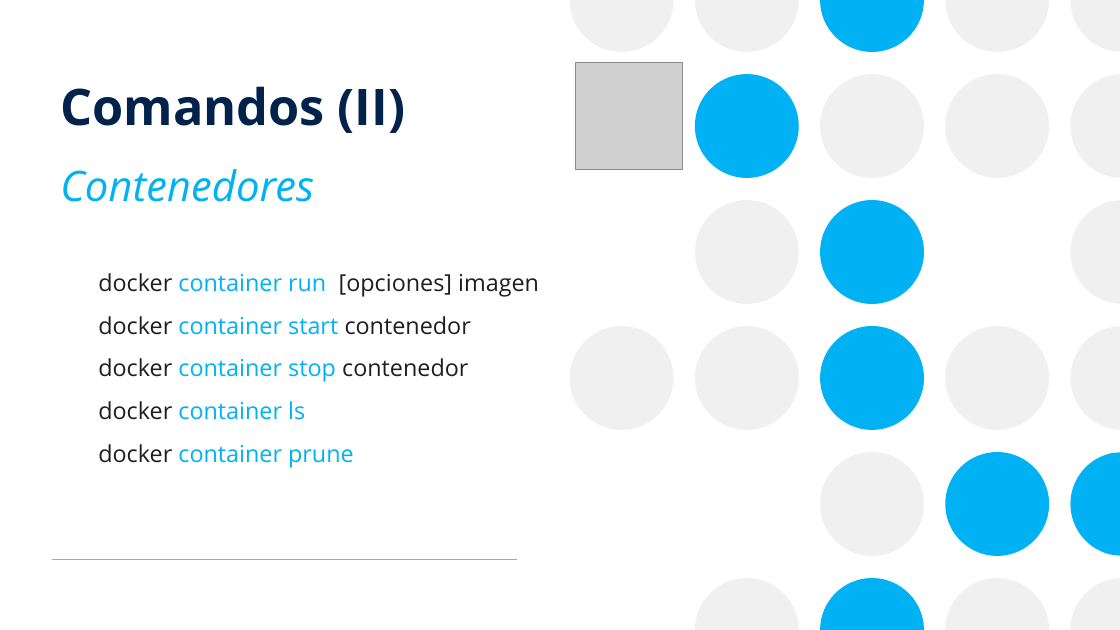
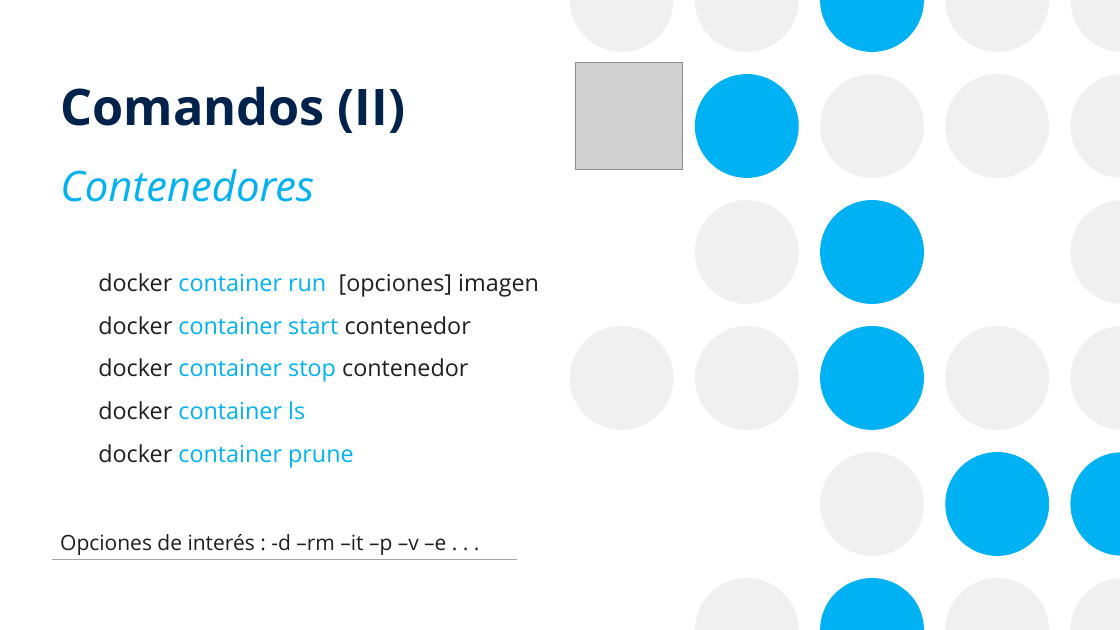
Before and after one commit to josanri/docker-workshop, a slide deck: slide 21 of Introducción a Docker.pptx. Drawn at 1120x630 pixels with LibreOffice and Linux fonts; fonts in the diff are those of the drawing; grey boxes stand for pictures. Boxes give left, top, right and bottom in pixels: in the first picture for what was removed or moved away, otherwise in the second. Text is boxed around its words. In the diff, an @@ line names an element or a change of style, - is before the commit and + after.

```diff
--- a/Introducción a Docker.pptx
+++ b/Introducción a Docker.pptx
@@ text added at <box>60,534,446,555</box>, 18 pt, text #1E1E1E @@
+Opciones de interés : -d –rm –it –p –v –e . . .
```
Also in this commit, not shown: 8 other slides changed, 1 slide added, 1 other file.
